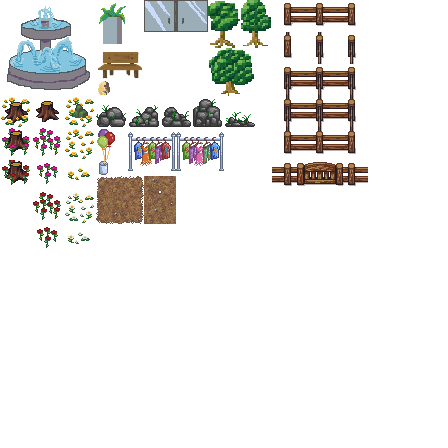
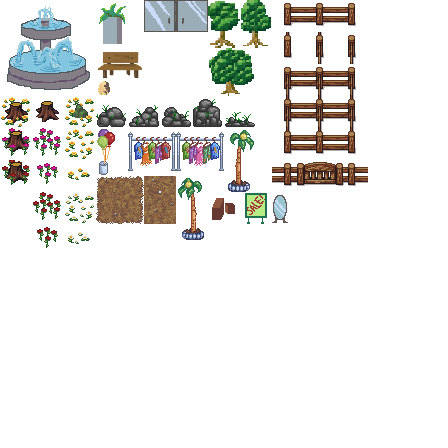
Layered file, before and after one edit (448 x 448). Changes by layer:
added layer "Layer 16" above "Layer 15" over [272,195,288,223]
added layer "Layer 15" above "Layer 14" over [245,193,267,224]
added layer "Layer 14" above "Layer 13" over [212,198,235,220]
added layer "Layer 13" above "Layer 12" over [178,178,204,240]
added layer "Layer 12" above "Layer 11" over [228,130,254,192]
